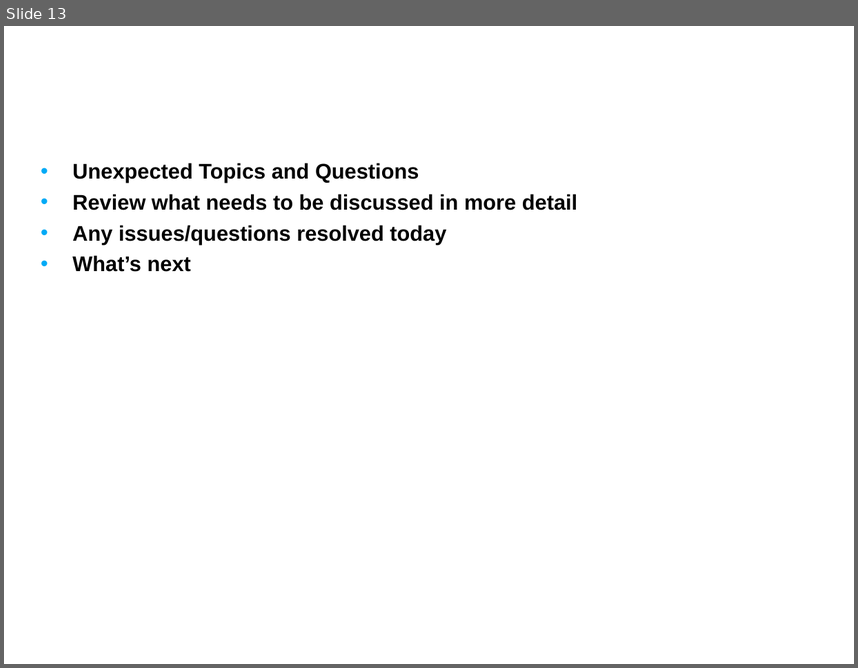
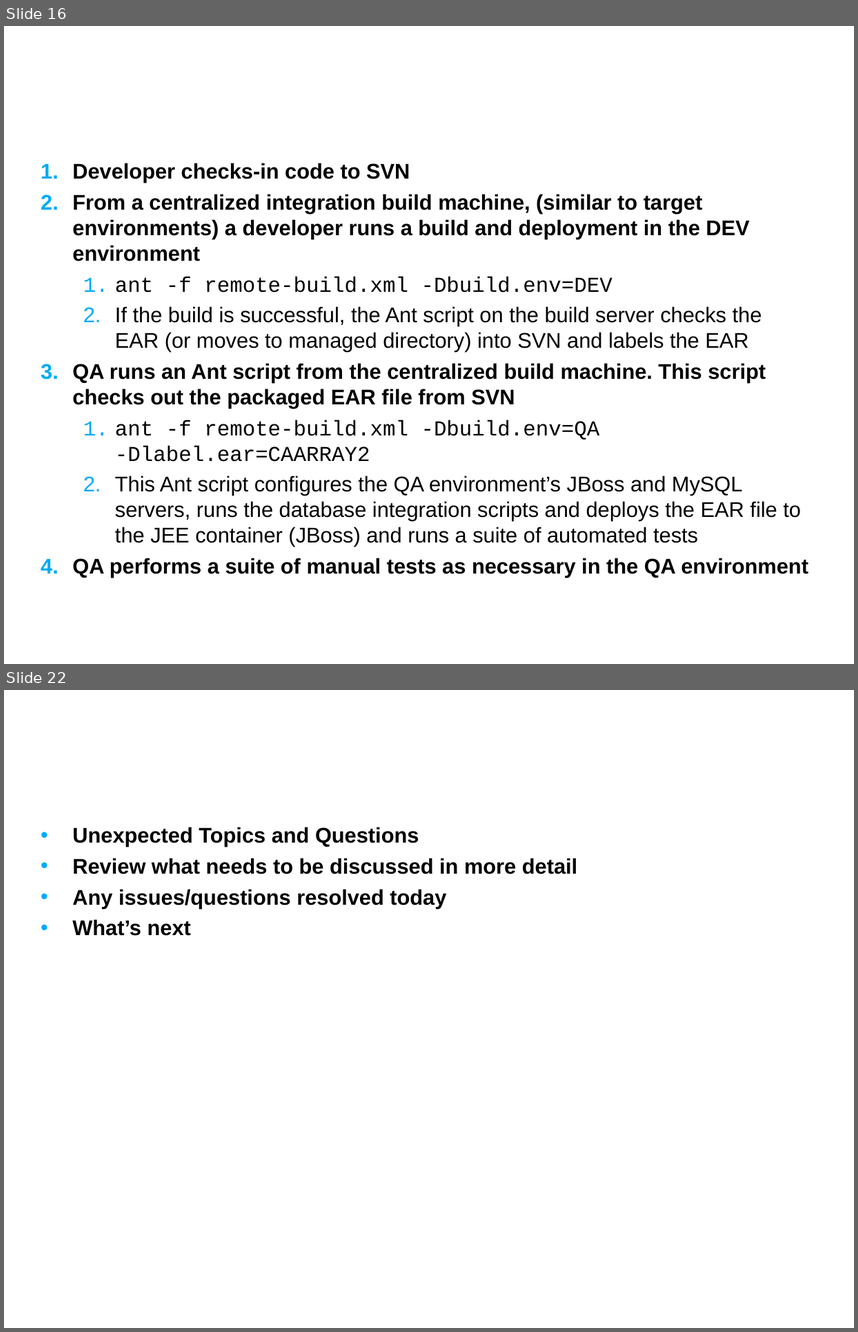
Before and after one commit to NCIP/caarray-docs, a slide deck: project_management/reports/development_to_qa_handoff.ppt. Shown one above the other, each under a label of ours: slide 13 before the commit, slides 16 and 22 after it; the slides between them are not shown. The pictures are 858x668 and 858x1332 pixels, drawn with LibreOffice and Linux fonts; fonts in the diff are those of the drawing; background and template pictures are left out. Boxes give left, top, right and bottom in pixels: in the first picture for what was removed or moved away, otherwise in the second. Text is boxed around its words. In the diff, an @@ line names an element or a change of style, - is before the commit and + after.

Commit message:
added build and deploy slides

```diff
--- a/project_management/reports/development_to_qa_handoff.ppt
+++ b/project_management/reports/development_to_qa_handoff.ppt
@@ slide 16 added at [4, 26, 854, 664], background picture (left out) @@
@@ text added at [72, 163, 809, 577], 18 pt, text #000000 @@
+1. Developer checks-in code to SVN
+2. From a centralized integration build machine, (similar to target environments) a developer runs a build and deployment in the DEV environment
+  1. ant -f remote-build.xml -Dbuild.env=DEV
+  2. If the build is successful, the Ant script on the build server checks the EAR (or moves to managed directory) into SVN and labels the EAR
+3. QA runs an Ant script from the centralized build machine. This script checks out the packaged EAR file from SVN
+  1. ant -f remote-build.xml -Dbuild.env=QA -Dlabel.ear=CAARRAY2
+  2. This Ant script configures the QA environment’s JBoss and MySQL servers, runs the database integration scripts and deploys the EAR file to the JEE container (JBoss) and runs a suite of automated tests
+4. QA performs a suite of manual tests as necessary in the QA environment
@@ title added at [41, 194, 59, 210], 24 pt, text #FFFFFF, bold @@
+caArray 2 – High-Level Build and Deployment Steps
@@ what was slide 13 is now slide 22 @@
```
Also in this commit, not shown: 9 other slides added, 1 slide removed.
